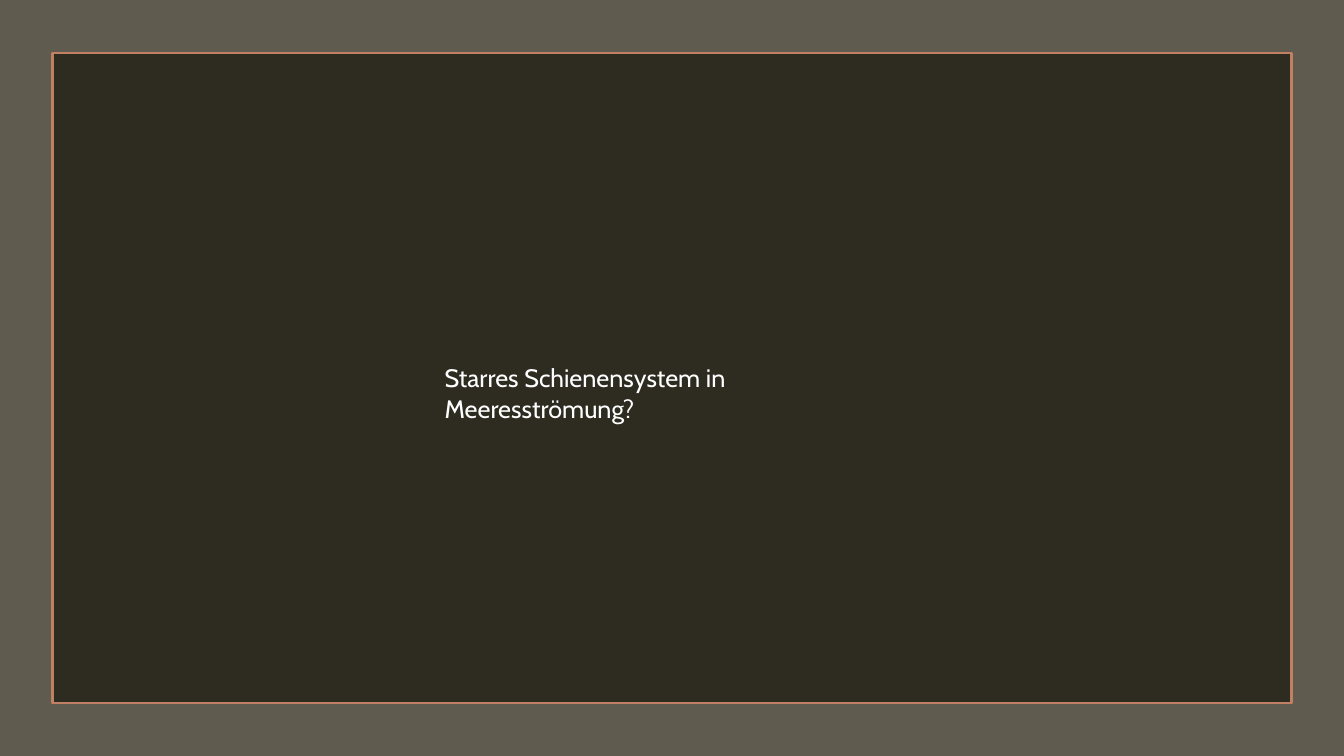
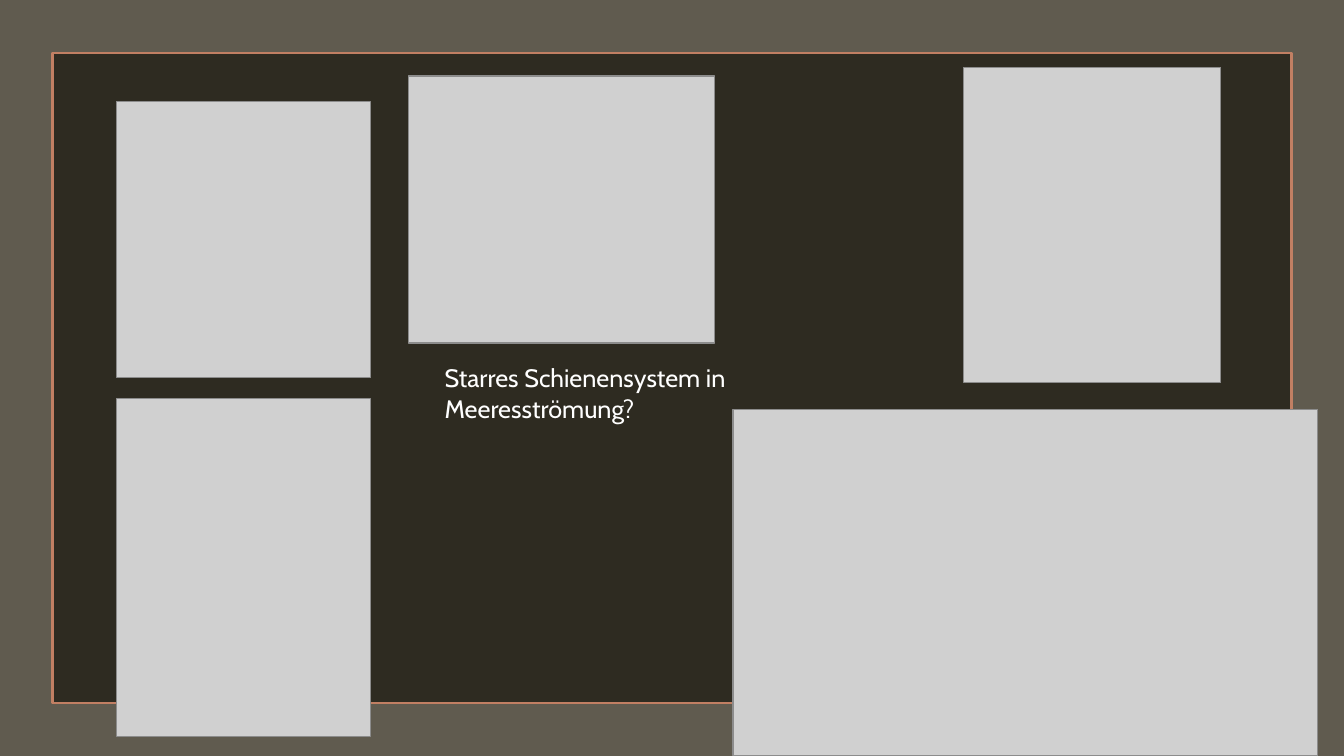
Before and after one commit to plastikpamaro/MKon, a slide deck: slide 8 of Meilenstein 4/Präsentation/Präsentation MS4.pptx. Drawn at 1344x756 pixels with LibreOffice and Linux fonts; fonts in the diff are those of the drawing; grey boxes stand for pictures. Boxes give left, top, right and bottom in pixels: in the first picture for what was removed or moved away, otherwise in the second. Text is boxed around its words. In the diff, an @@ line names an element or a change of style, - is before the commit and + after.

```diff
--- a/Meilenstein 4/Präsentation/Präsentation MS4.pptx
+++ b/Meilenstein 4/Präsentation/Präsentation MS4.pptx
@@ picture added at (408, 76, 715, 343) @@
@@ picture added at (964, 68, 1221, 383) @@
@@ picture added at (117, 102, 371, 378) @@
@@ picture added at (117, 398, 371, 736) @@
@@ picture added at (733, 409, 1318, 756) @@
```
Also in this commit, not shown: 2 other slides changed.
